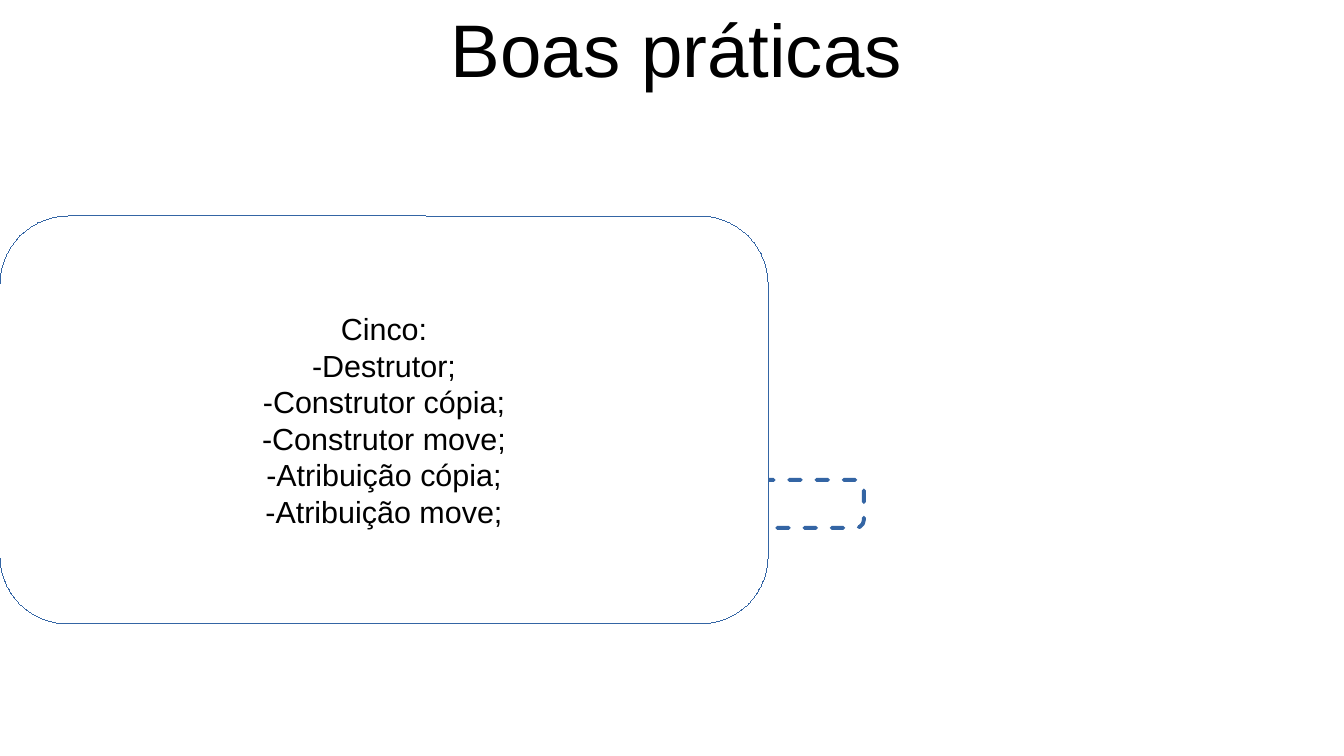
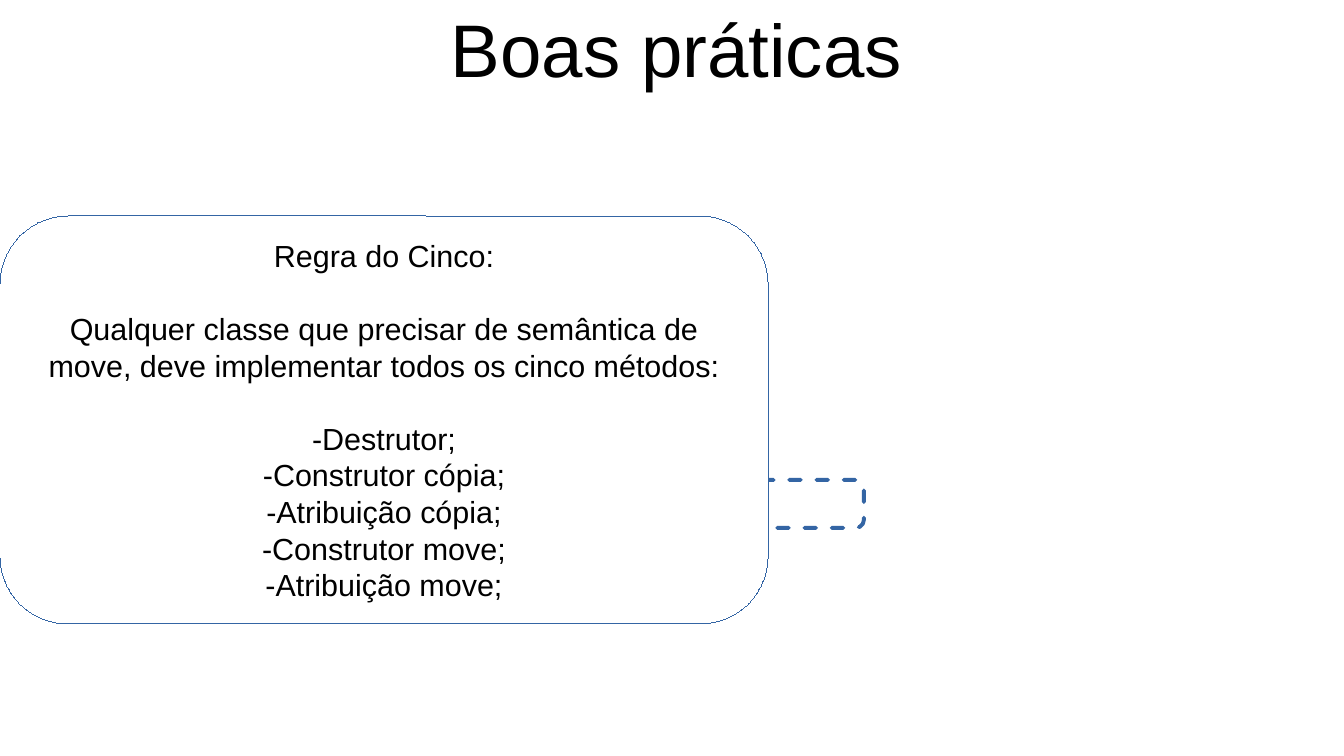
Before and after one commit to FerrazArthur/cpp-concepts-exposure, a slide deck: slide 67 of Apresentacao.odp (slide 63 before the commit). Drawn at 1344x756 pixels with LibreOffice and Linux fonts; fonts in the diff are those of the drawing; background and template pictures are left out. Boxes give left, top, right and bottom in pixels: in the first picture for what was removed or moved away, otherwise in the second. Text is boxed around its words. In the diff, an @@ line names an element or a change of style, - is before the commit and + after.

```diff
--- a/Apresentacao.odp
+++ b/Apresentacao.odp
@@ text in rounded rectangle at [49,245,719,383]: text changed @@
-Cinco:
+Regra do Cinco:
+Qualquer classe que precisar de semântica de move, deve implementar todos os cinco métodos:
@@ text in rounded rectangle at [266,463,501,492]: paragraph removed @@
--Atribuição cópia;
@@ text in rounded rectangle at [266,500,501,529]: paragraph added @@
+-Atribuição cópia;
```
Also in this commit, not shown: 7 other slides changed, 8 slides added, 5 other files.
